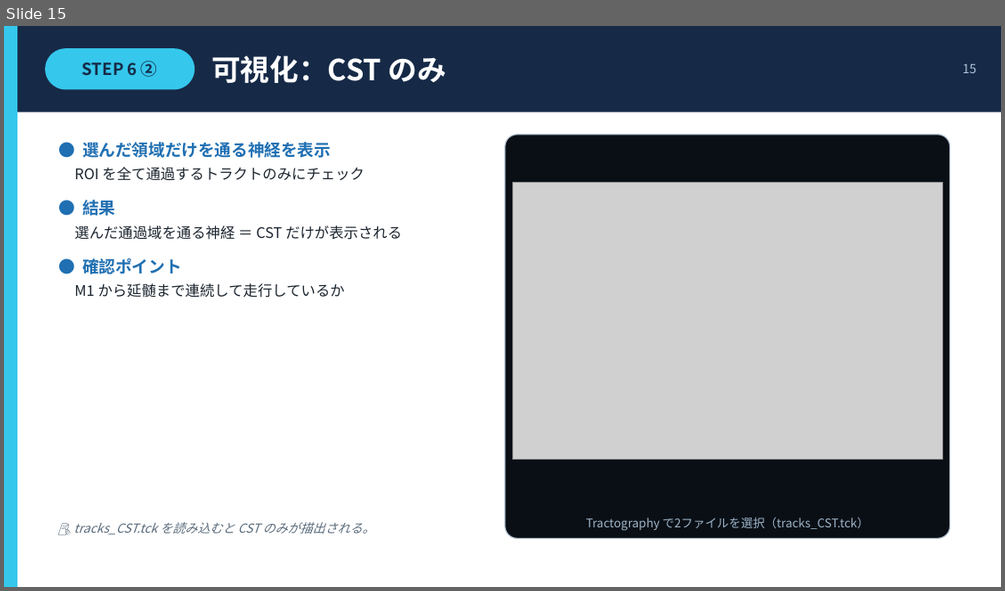
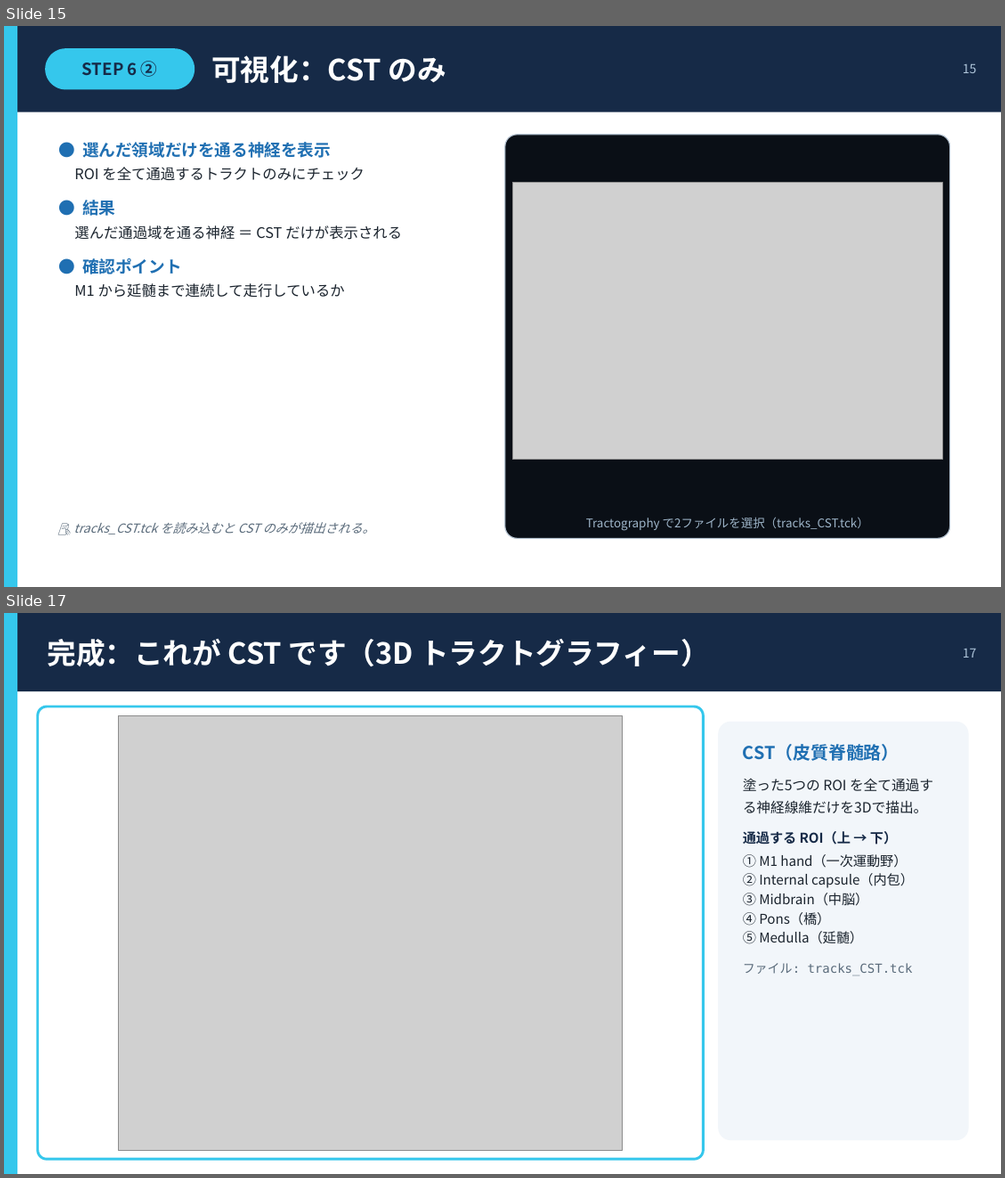
Before and after one commit to tiankevin02/Kevin-Email-AI, a slide deck: slides/CST_tractography_slides.pptx. Shown one above the other, each under a label of ours: slide 15 before the commit, slides 15 and 17 after it; the slides between them are not shown. The pictures are 1005x591 and 1005x1178 pixels, drawn with LibreOffice and Linux fonts; fonts in the diff are those of the drawing; grey boxes stand for pictures. Boxes give left, top, right and bottom in pixels: in the first picture for what was removed or moved away, otherwise in the second. Text is boxed around its words. In the diff, an @@ line names an element or a change of style, - is before the commit and + after.

```diff
--- a/slides/CST_tractography_slides.pptx
+++ b/slides/CST_tractography_slides.pptx
@@ slide 17 added at (x1=4, y1=613, x2=1001, y2=1174), background #FFFFFF @@
@@ rectangle added at (x1=4, y1=613, x2=1001, y2=691), fill #162A47 @@
@@ rectangle added at (x1=4, y1=613, x2=17, y2=1174), fill #35C7EC @@
@@ text added at (x1=48, y1=639, x2=710, y2=666), 28 pt, text #FFFFFF, bold @@
+完成：これが CST です（3D トラクトグラフィー）
@@ text added at (x1=963, y1=649, x2=977, y2=657), 12 pt, text #AFC6DB @@
+17
@@ rounded rectangle added at (x1=38, y1=706, x2=704, y2=1159), fill #FFFFFF, outline #35C7EC 2.5 pt @@
@@ picture added at (x1=119, y1=715, x2=623, y2=1150) @@
@@ rounded rectangle added at (x1=718, y1=722, x2=969, y2=1140), fill #F2F6FA @@
@@ text added at (x1=743, y1=744, x2=933, y2=973), 13 pt, text #1B242E @@
+CST（皮質脊髄路）
+塗った5つの ROI を全て通過する神経線維だけを3Dで描出。
+通過する ROI（上 → 下）
+① M1 hand（一次運動野）
+② Internal capsule（内包）
+③ Midbrain（中脳）
+④ Pons（橋）
+⑤ Medulla（延髄）
+ファイル: tracks_CST.tck
```
Also in this commit, not shown: 1 slide changed, 3 other files.
